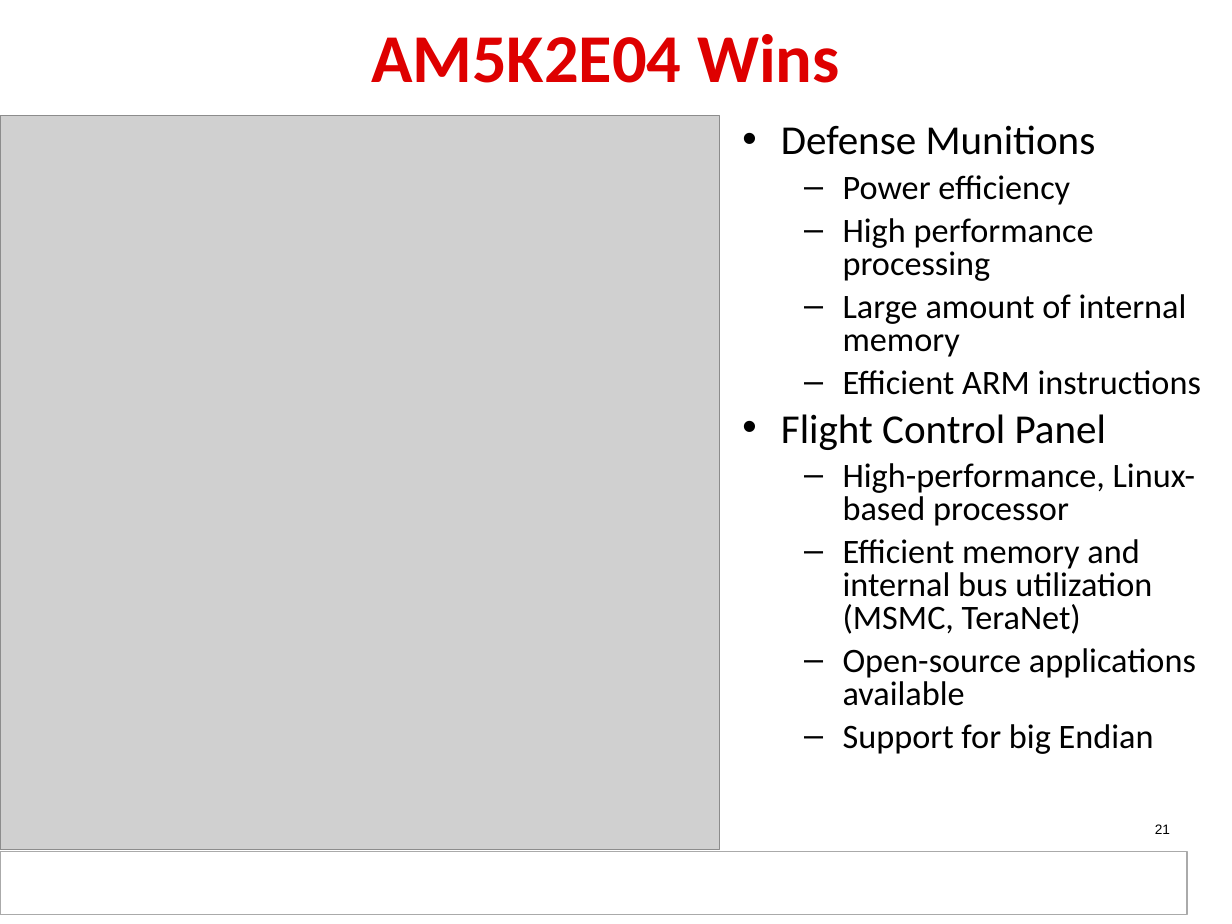
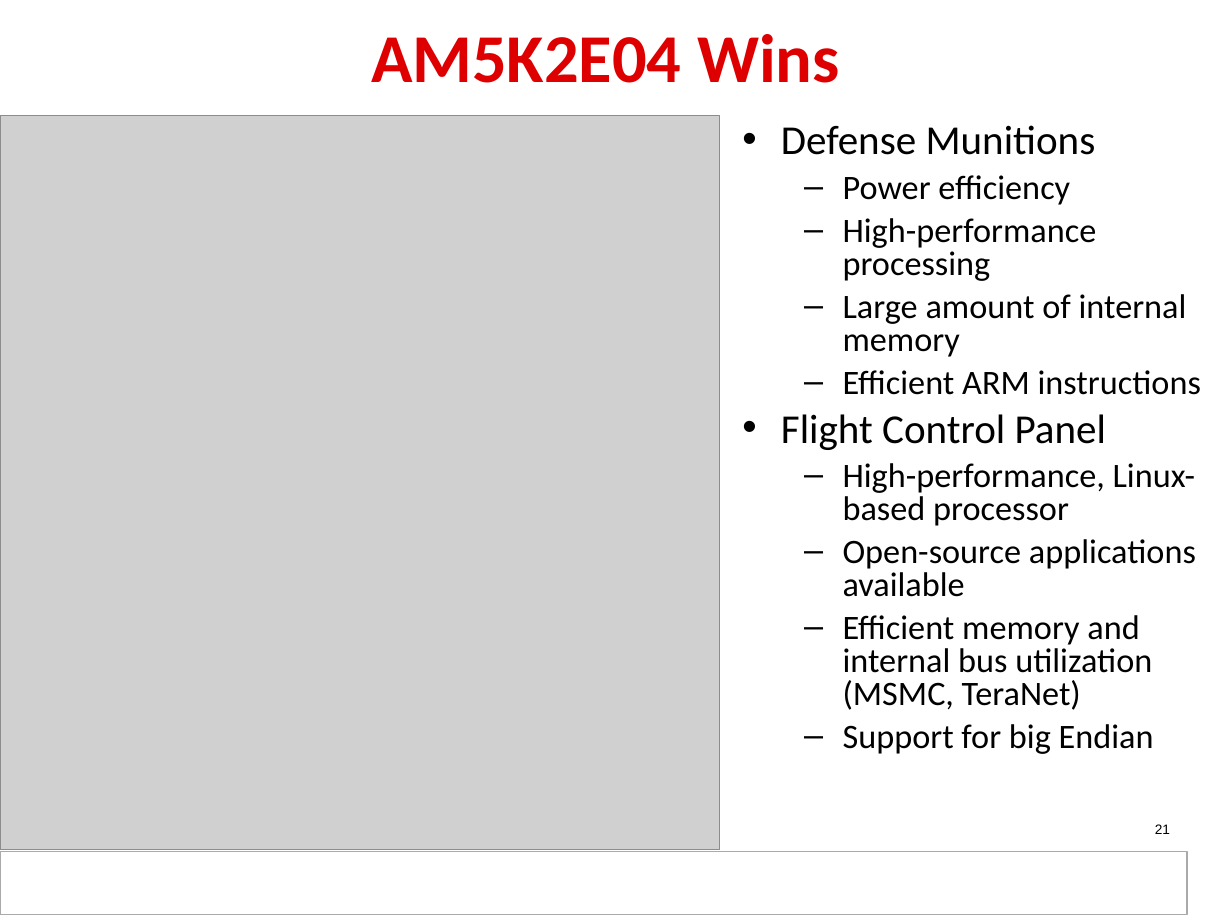
Before and after one commit to hari1989/keystone-workshop, a slide deck: slide 21 of slides/KeyStone_Edison.pptx. Drawn at 1232x924 pixels with LibreOffice and Linux fonts; fonts in the diff are those of the drawing; grey boxes stand for pictures; background and template pictures are left out. Boxes give left, top, right and bottom in pixels: in the first picture for what was removed or moved away, otherwise in the second. Text is boxed around its words. In the diff, an @@ line names an element or a change of style, - is before the commit and + after.

```diff
--- a/slides/KeyStone_Edison.pptx
+++ b/slides/KeyStone_Edison.pptx
@@ text at bbox=[843, 218, 1097, 281]: text changed @@
-  – High performance processing
+  – High-performance processing
@@ text at bbox=[843, 539, 1196, 597]: paragraph added @@
+  – Open-source applications available
@@ text at bbox=[843, 648, 1196, 706]: paragraph removed @@
-  – Open-source applications available
```
Also in this commit, not shown: 12 other slides changed.
